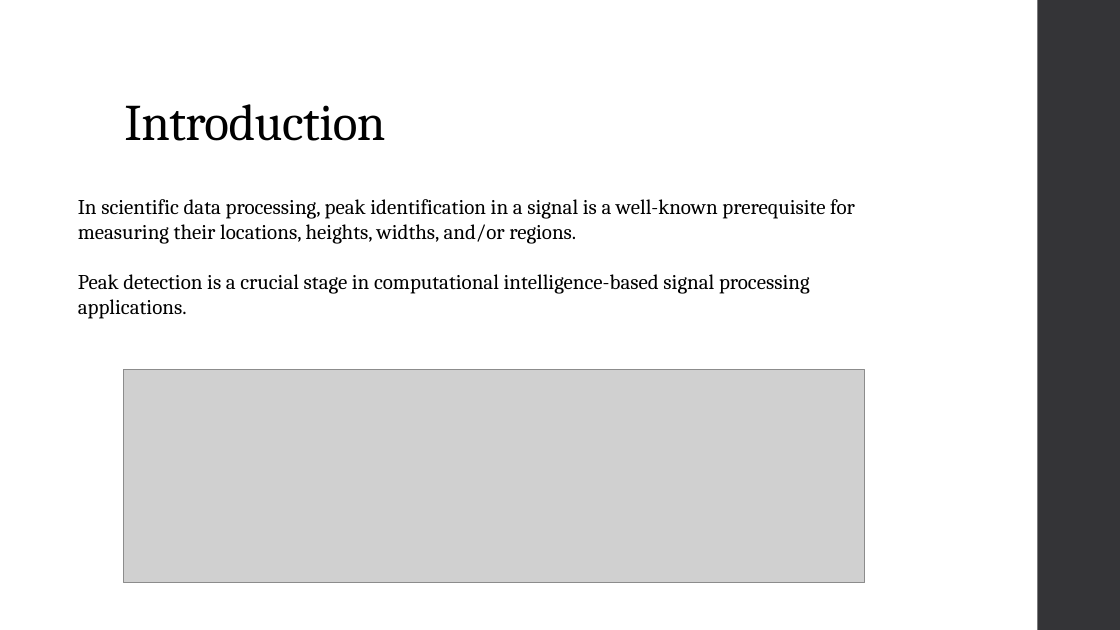
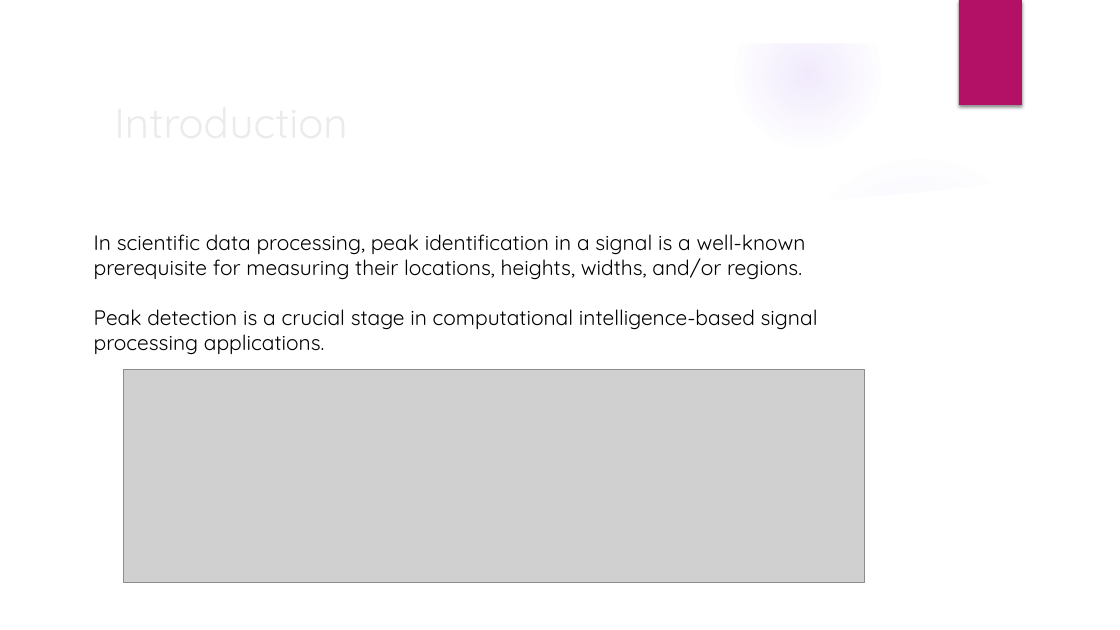
Before and after one commit to touqir105/Computational-Intelligence-First-Peak-Detection, a slide deck: slide 3 of CI_Presentation.pptx. Drawn at 1120x630 pixels with LibreOffice and Linux fonts; fonts in the diff are those of the drawing; grey boxes stand for pictures; background and template pictures are left out. Boxes give left, top, right and bottom in pixels: in the first picture for what was removed or moved away, otherwise in the second. Text is boxed around its words. In the diff, an @@ line names an element or a change of style, - is before the commit and + after.

```diff
--- a/CI_Presentation.pptx
+++ b/CI_Presentation.pptx
@@ group added at [0,0,1120,630]: 4 ellipses, 3 freeform shapes @@
@@ rectangle added at [959,0,1022,105], fill #B31166 @@
@@ rectangle removed at [1038,0,1120,630] @@
@@ title "Introduction": place and size @@
-title "Introduction" at [124,104,385,141]
+title "Introduction" at [106,89,911,154]
@@ title "Introduction" at [106,89,911,154]: size 44 to 36 pt, font Cambria to Quicksand, text colour #000000 to #EBEBEB, letter spacing -0.5 to 0 pt; line spacing 0.9 to 1; vertical alignment bottom to middle @@
@@ text "In scientific data processing, peak ...": place and size @@
-text "In scientific data processing, peak ..." at [78,199,855,319]
+text "In scientific data processing, peak ..." at [94,234,818,355]
@@ text "In scientific data processing, peak ..." at [94,234,818,355]: font Cambria to Quicksand @@
```
Also in this commit, not shown: 11 other slides changed.
